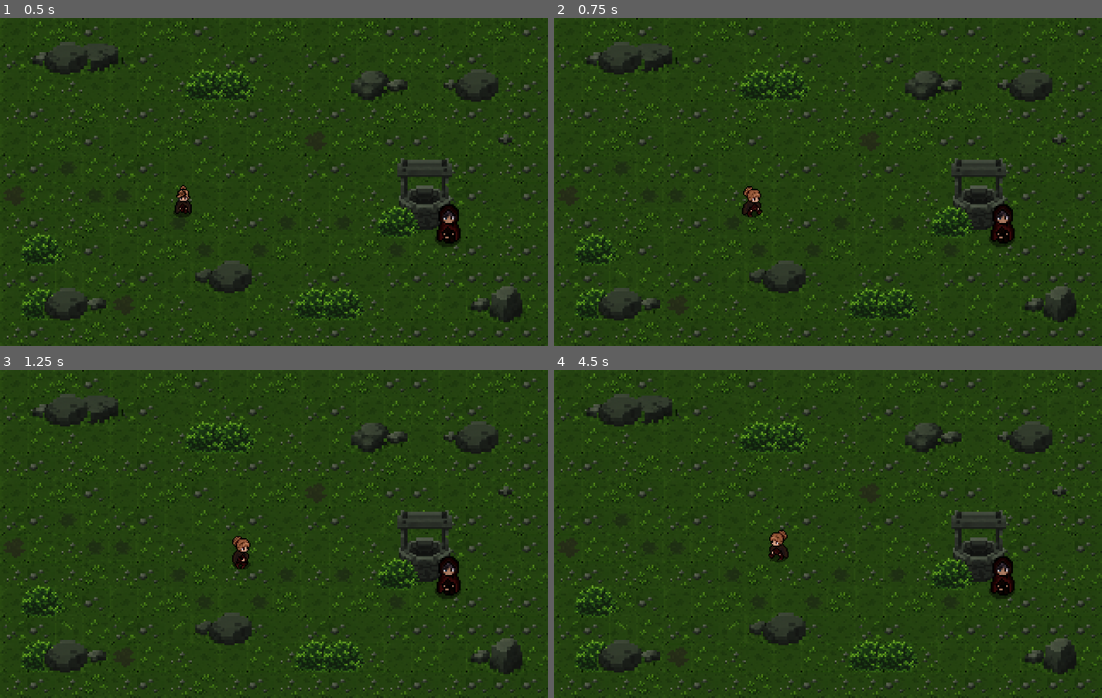
Above: before the commit, frames 1-4 (two rows, left to right).
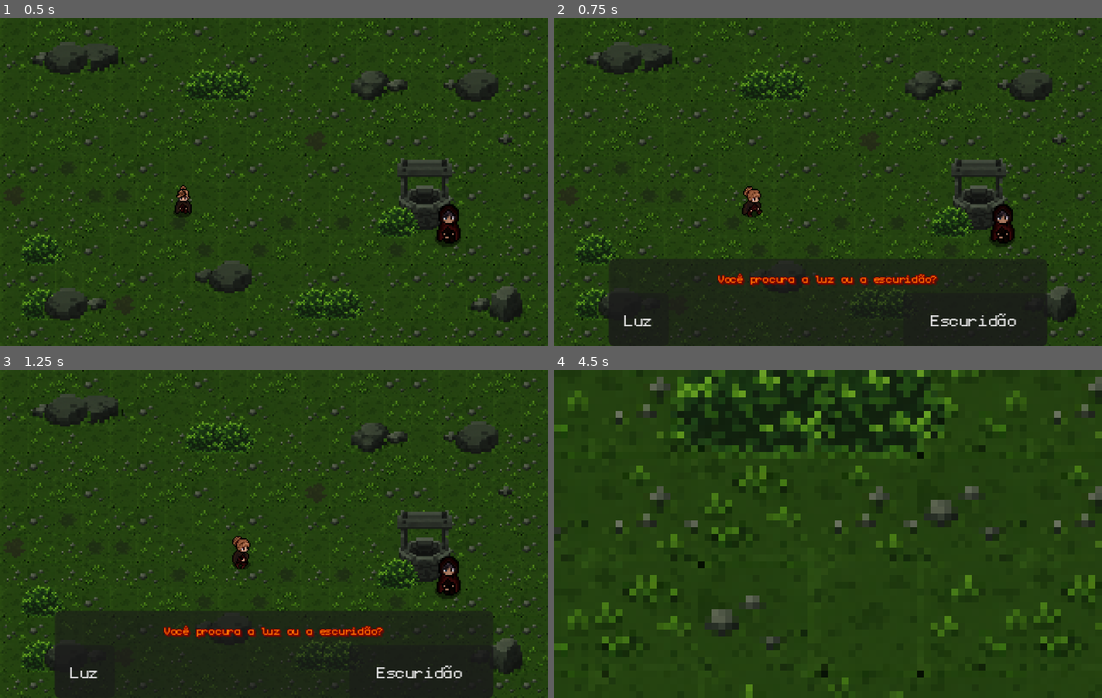
Above: after the commit, the same moments.

Repository: Matheus-Nogueira1/PelequeticosClube
Game: Godot game, scene res://scenes/mapas/world.tscn
Same seed, same stepped clock (60 frames per second), same inputs: the game is played once before the commit and once after it. This scene is started directly instead of the project's main scene.
Inputs (mouse positions are in pixels of both pictures, inside the frame that each line leads up to):
- Up to frame 1 (0.5 s): no input
- Up to frame 2 (0.75 s): tap Enter (ui_accept) at 0.5 s; move the mouse to (948, 165) at 0.52 s; hold D (right) from 0.53 s (still down); hold E (interact) from 0.53 s (still down); click (948, 165) at 0.67 s
- Up to frame 3 (1.25 s): keep holding D (right); keep holding E (interact); tap Enter (ui_accept) at 0.77 s
- Up to frame 4 (4.5 s): release D (right) at 1.25 s; release E (interact) at 1.25 s; click (636, 671) at 1.25 s, where only the run after the commit has a clickable "Luz"; move the mouse to (718, 550) at 2.02 s; hold S (down) 2.03-2.78 s; tap E (interact) at 2.1, 3.6 s; tap Enter (ui_accept) at 2.27, 3.77 s; move the mouse to (882, 461) at 2.77 s; hold D (right) 2.78-3.53 s; hold E (interact) 2.78-3.53 s; move the mouse to (800, 599) at 3.52 s; hold Up (ui_up) 3.53-4.28 s; click (800, 599) at 3.67 s; move the mouse to (992, 583) at 4.27 s; hold A (left) from 4.28 s (still down); hold E (interact) from 4.28 s (still down)

Frame 1 is identical in both runs. In frame 2, 11% of the frame differs, in the area x 10-90%, y 73-100%; in frame 3, 11%; in frame 4, 23%, in the area x 0-100%, y 0-100%.

Commit message:
Arrumando o empurrar

Diff:
--- a/ascencaozeta-pelequeta/scenes/mapas/world.tscn
+++ b/ascencaozeta-pelequeta/scenes/mapas/world.tscn
@@ -3,11 +3,11 @@
 [ext_resource type="Texture2D" uid="uid://ddau662gs3yvt" path="res://assets/world/TileMap_Template_MundoUm.png" id="2_0fipq"]
 [ext_resource type="Script" uid="uid://cmqegko3bil0n" path="res://scripts/mapas/World.gd" id="2_4wvfk"]
 [ext_resource type="LabelSettings" uid="uid://ch5kik1mpjmso" path="res://fonts/Titulos.tres" id="3_0fipq"]
-[ext_resource type="Script" uid="uid://dsfklh35bbens" path="res://scripts/personagens/empurrar.gd" id="3_4wvfk"]
 [ext_resource type="FontFile" uid="uid://bekpl1ntck7o" path="res://fonts/monogram-extended.ttf" id="4_fprfk"]
 [ext_resource type="Texture2D" uid="uid://cwl6wl4ks11dx" path="res://assets/Player/Base/Shadow.png" id="4_qjijs"]
 [ext_resource type="Texture2D" uid="uid://brd25mqc18gt8" path="res://assets/Npc/Veia/VeiaEmpurrarTemplate.png" id="5_fprfk"]
 [ext_resource type="Texture2D" uid="uid://0lp03bptho16" path="res://assets/Player/ESCOLHIDO/Escolhido_Template_CaindoCutscene-Sheet.png" id="5_qjijs"]
+[ext_resource type="Script" uid="uid://2nt3e04vjvi1" path="res://scripts/animações/empurrar.gd" id="6_qjijs"]
 
 [sub_resource type="TileSetAtlasSource" id="TileSetAtlasSource_qjijs"]
 texture = ExtResource("2_0fipq")
@@ -320,7 +320,7 @@
 
 [node name="Velha" type="CharacterBody2D" parent="." unique_id=654136390]
 y_sort_enabled = true
-script = ExtResource("3_4wvfk")
+script = ExtResource("6_qjijs")
 
 [node name="Shadow" type="AnimatedSprite2D" parent="Velha" unique_id=2023901219]
 position = Vector2(261, 119)
--- /dev/null
+++ b/ascencaozeta-pelequeta/scripts/animações/empurrar.gd
@@ -0,0 +1,221 @@
+
+extends CharacterBody2D
+
+var player_near := false
+var player: CharacterBody2D = null
+var interacting := false
+var cutscene_started := false
+
+
+func _ready():
+	player_near = false
+	player = null
+	interacting = false
+	cutscene_started = false
+
+	$InteractionArea.body_entered.connect(_on_body_entered)
+	$InteractionArea.body_exited.connect(_on_body_exited)
+
+
+func _on_body_entered(body):
+	if body is CharacterBody2D:
+		player_near = true
+		player = body
+
+
+func _on_body_exited(body):
+	if body == player and not cutscene_started:
+		player_near = false
+		player = null
+
+		interacting = false
+		$"../UI/DialogueBox".visible = false
+
+
+func _process(_delta):
+	if player_near and not interacting and not cutscene_started:
+		if Input.is_action_just_pressed("interact"):
+			interact()
+
+
+func interact():
+	interacting = true
+	$"../UI/DialogueBox".visible = true
+
+	print("Abriu o diálogo!")
+
+
+func _on_light_button_pressed():
+	if not interacting or not player_near or player == null:
+		return
+
+	iniciar_empurrao()
+
+
+func _on_darkness_button_pressed():
+	if not interacting or not player_near or player == null:
+		return
+
+	iniciar_empurrao()
+
+
+# Vira um sprite na direção desejada.
+# Considera que o sprite original olha para a direita.
+func virar_sprite(sprite: Node, direita: bool):
+	if sprite is AnimatedSprite2D or sprite is Sprite2D:
+		sprite.flip_h = not direita
+
+
+# Vira os sprites do personagem.
+func virar_personagem(personagem: CharacterBody2D, direita: bool):
+	var sprites = personagem.find_children(
+		"*", "AnimatedSprite2D", true, false
+	)
+
+	sprites.append_array(
+		personagem.find_children("*", "Sprite2D", true, false)
+	)
+
+	for sprite in sprites:
+		virar_sprite(sprite, direita)
+
+
+func iniciar_empurrao():
+	if cutscene_started:
+		return
+
+	if not interacting or not player_near or player == null:
+		return
+
+	cutscene_started = true
+	interacting = true
+
+	$"../UI/DialogueBox".visible = false
+
+	# Guarda a referência do jogador.
+	var player_ref = player
+
+	# Impede o jogador de andar.
+	player_ref.velocity = Vector2.ZERO
+	player_ref.set_physics_process(false)
+
+	# Vira a Velha e o jogador um para o outro.
+	var velha_pos = $Empurrar.global_position
+	var player_pos = player_ref.global_position
+
+	var velha_direita = player_pos.x > velha_pos.x
+	var player_direita = velha_pos.x > player_pos.x
+
+	virar_sprite($Empurrar, velha_direita)
+	virar_personagem(player_ref, player_direita)
+
+	# CÂMERA: posicionamento do seu código original.
+	var camera = $"../Camera2D"
+
+	var ponto = (velha_pos + player_pos) / 2.0
+
+	camera.enabled = true
+	camera.global_position = ponto
+	camera.zoom = Vector2(2, 2)
+
+	# Aproxima a câmera lentamente.
+	var zoom_tween = create_tween()
+
+	zoom_tween.tween_property(
+		camera,
+		"zoom",
+		Vector2(4, 4),
+		3.0
+	)
+
+	await zoom_tween.finished
+
+	# Animação de empurrão e som.
+	$Empurrar.play("empurrar")
+	$AudioStreamPlayer2D.play()
+
+	await get_tree().create_timer(0.5).timeout
+
+	# Escurece a tela.
+	var black_screen = $"../UI/BlackScreen"
+	var falling_player = $"../UI/CaindoCutscene"
+
+	black_screen.z_index = 5
+	falling_player.z_index = 10
+
+	black_screen.visible = true
+	black_screen.modulate.a = 0.0
+
+	var fade = create_tween()
+
+	fade.tween_property(
+		black_screen,
+		"modulate:a",
+		1.0,
+		1.0
+	)
+
+	await fade.finished
+
+	# Esconde o jogador original.
+	player_ref.visible = false
+
+	# Posiciona a animação de queda no centro da tela.
+	falling_player.visible = true
+	falling_player.position = get_viewport_rect().size / 2.0
+	falling_player.offset = Vector2.ZERO
+	falling_player.rotation = 0.0
+	falling_player.scale = Vector2(3.0, 3.0)
+
+	# A animação de queda toca apenas uma vez.
+	falling_player.speed_scale = 0.65
+	falling_player.sprite_frames.set_animation_loop(
+		"CaindoCutscene",
+		false
+	)
+
+	falling_player.play("CaindoCutscene")
+
+	# Movimento suave durante a queda.
+	var queda = create_tween()
+	queda.set_parallel(true)
+
+	queda.tween_property(
+		falling_player,
+		"position",
+		falling_player.position + Vector2(0, 45),
+		2.8
+	).set_trans(Tween.TRANS_SINE).set_ease(Tween.EASE_IN)
+
+	queda.tween_property(
+		falling_player,
+		"rotation",
+		deg_to_rad(8.0),
+		2.8
+	).set_trans(Tween.TRANS_SINE).set_ease(Tween.EASE_IN)
+
+	queda.tween_property(
+		falling_player,
+		"scale",
+		Vector2(3.5, 3.5),
+		2.8
+	).set_trans(Tween.TRANS_SINE).set_ease(Tween.EASE_IN)
+
+	# Espera a animação e o movimento terminarem.
+	await falling_player.animation_finished
+	await queda.finished
+
+	# Pequena pausa antes da transição.
+	await get_tree().create_timer(0.8).timeout
+
+
+	# Vai para a Cabana Elizabeth.
+	var erro = get_tree().change_scene_to_file(
+		"res://scenes/mapas/Firekeeper.tscn"
+	)
+
+	if erro != OK:
+		push_error(
+			"Não foi possível abrir Firekeeper.tscn. Erro: "
+			+ str(erro)
+		)
Not shown, added: ascencaozeta-pelequeta/scripts/animações/empurrar.gd.uid
Not shown, removed: ascencaozeta-pelequeta/scripts/personagens/empurrar.gd.uid
Not shown, added: ascencaozeta-pelequeta/scenes/mapas/world.tscn3592935845.tmp
